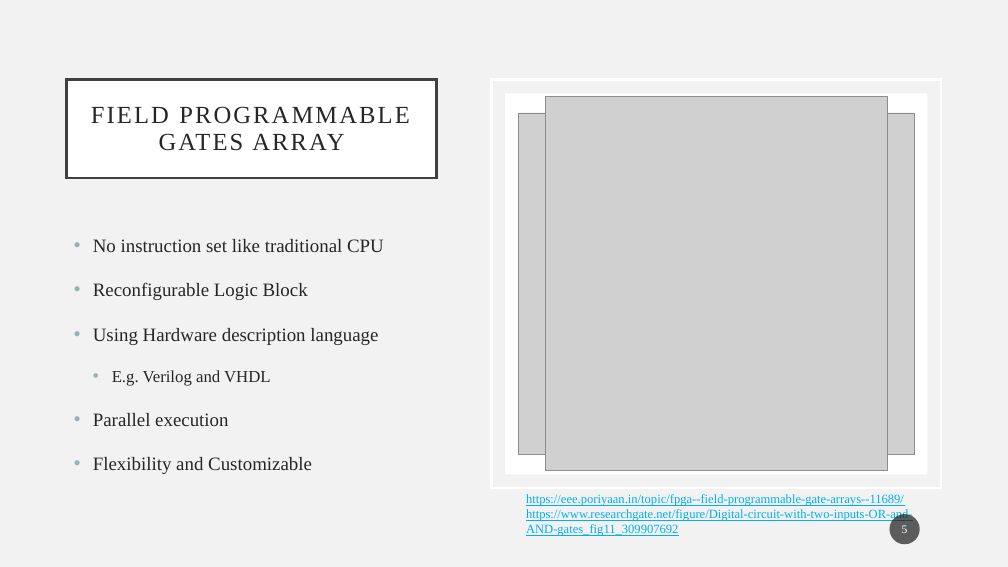
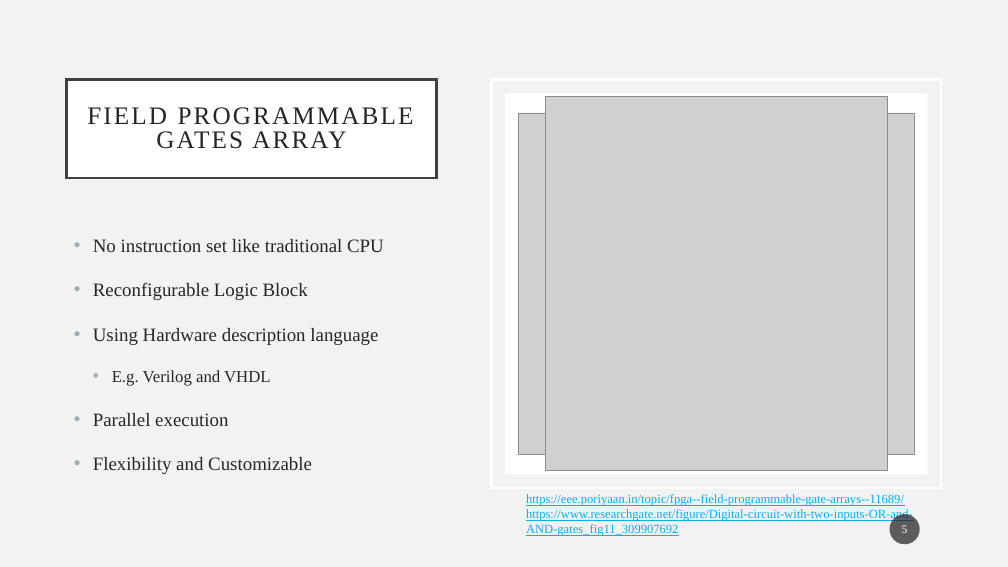
Before and after one commit to NitchayaninT/post-quantum-cryptography-accelerator, a slide deck: slide 5 of presentations/Kyber PKE & Kyber KEM.pptx. Drawn at 1008x567 pixels with LibreOffice and Linux fonts; fonts in the diff are those of the drawing; grey boxes stand for pictures. Boxes give left, top, right and bottom in pixels: in the first picture for what was removed or moved away, otherwise in the second. Text is boxed around its words. In the diff, an @@ line names an element or a change of style, - is before the commit and + after.

```diff
--- a/presentations/Kyber PKE & Kyber KEM.pptx
+++ b/presentations/Kyber PKE & Kyber KEM.pptx
@@ title "FIELD PROGRAMMABLE GATES ARRAY" at (x1=67, y1=80, x2=437, y2=178): size 23.4 to 24.1 pt; line spacing 0.9 to 0.8; outline #404040 2.5 pt to #404040 2.49 pt @@
```
Also in this commit, not shown: 17 other slides changed, 3 other files.
